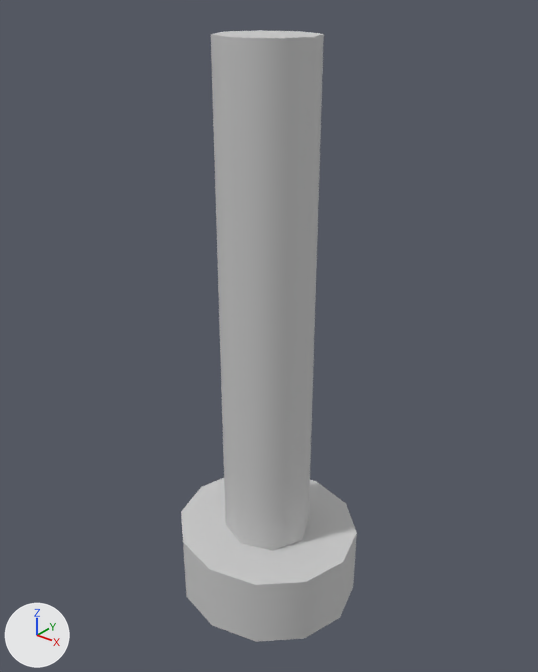
An edit to the FBX model Assets/_Assets/Models/column_01.fbx, drawn before and after from the same camera.
Both versions are drawn from a camera (50 mm lens) standing at (0.821, -1.021, 1.247) and looking at (-0.005, 0.013, 0.606). The lights are fixed; the arrows at lower left show +X, +Y and +Z. Where no turn or scale is listed for an object, it has been applied to the vertices.

The scene before the commit, as lines of its bpy script (objects in view):
```python
me_mesh = bpy.data.meshes.new('Mesh')
me_mesh.from_pydata(...)  # 72 vertices, 66 faces; spans x -0.201..0.201, y -0.188..0.188, z -0.001..1.159
me_mesh.materials.append(mat_gray_simple)  # light grey #cacaca
ob_column_01 = bpy.data.objects.new('column_01', me_mesh)
ob_column_01.location = (0.0, 0.0, 0.0)
```
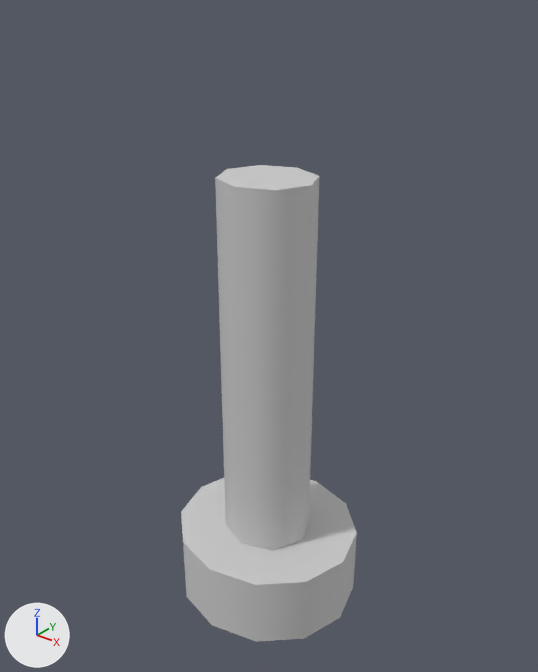
The newer file is also rescaled (x0.945) as a whole; pictures and numbers use the older file's frame.

The change, as a list of edits to the scene's bpy script:
```text
Change me_mesh:
    where me_mesh.from_pydata(...)  # 72 vertices, 66 faces; spans x -0.201..0.201, y -0.188..0.188, z -0.001..1.159
    used by ob_column_01; location = (0.0, 0.0, 0.0)
    me_mesh part 1: all 24 vertices in x -0.095..0.095, y -0.088..0.092, z 0.883..1.159 are moved by (0.0, 0.0, -0.234)
```

Boxes (x1, y1, x2, y2) around the edits, measured in the pictures (538 x 672 px; the box of a moved part takes in the faces that stretch with it):
'column_01', reshaped (22% shorter)
    before: (181, 30, 357, 642)
    after: (181, 165, 357, 642)
part 1 of me_mesh, moved or reshaped
    before: (211, 30, 324, 215)
    after: (215, 165, 319, 340)
